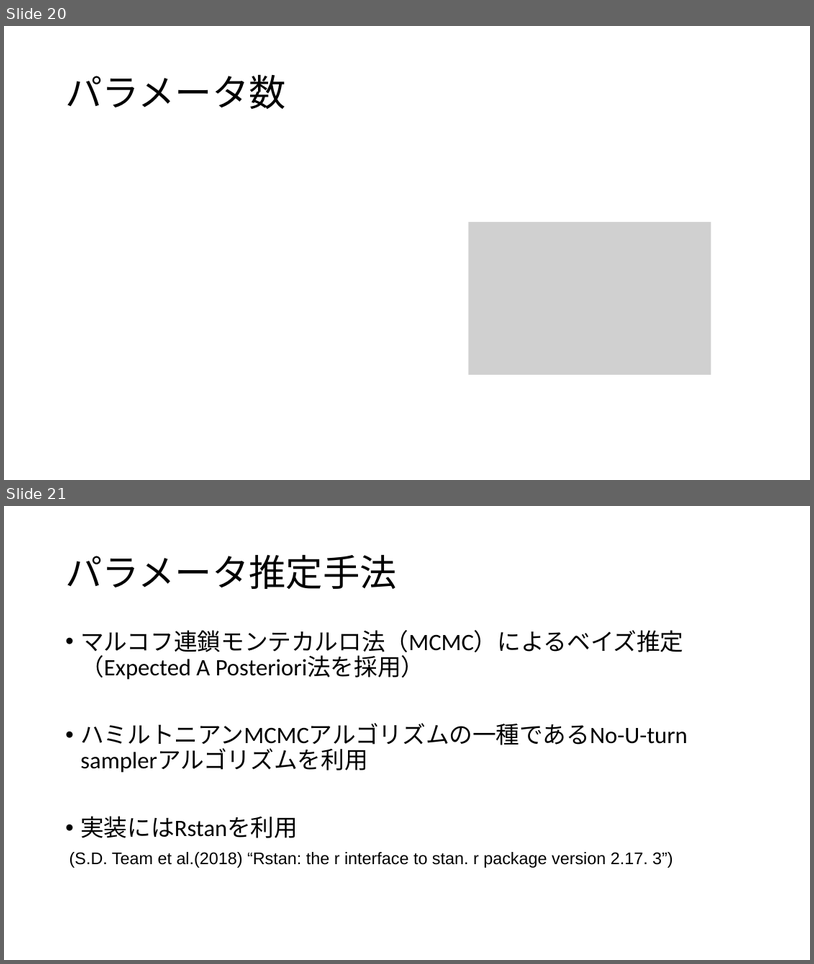
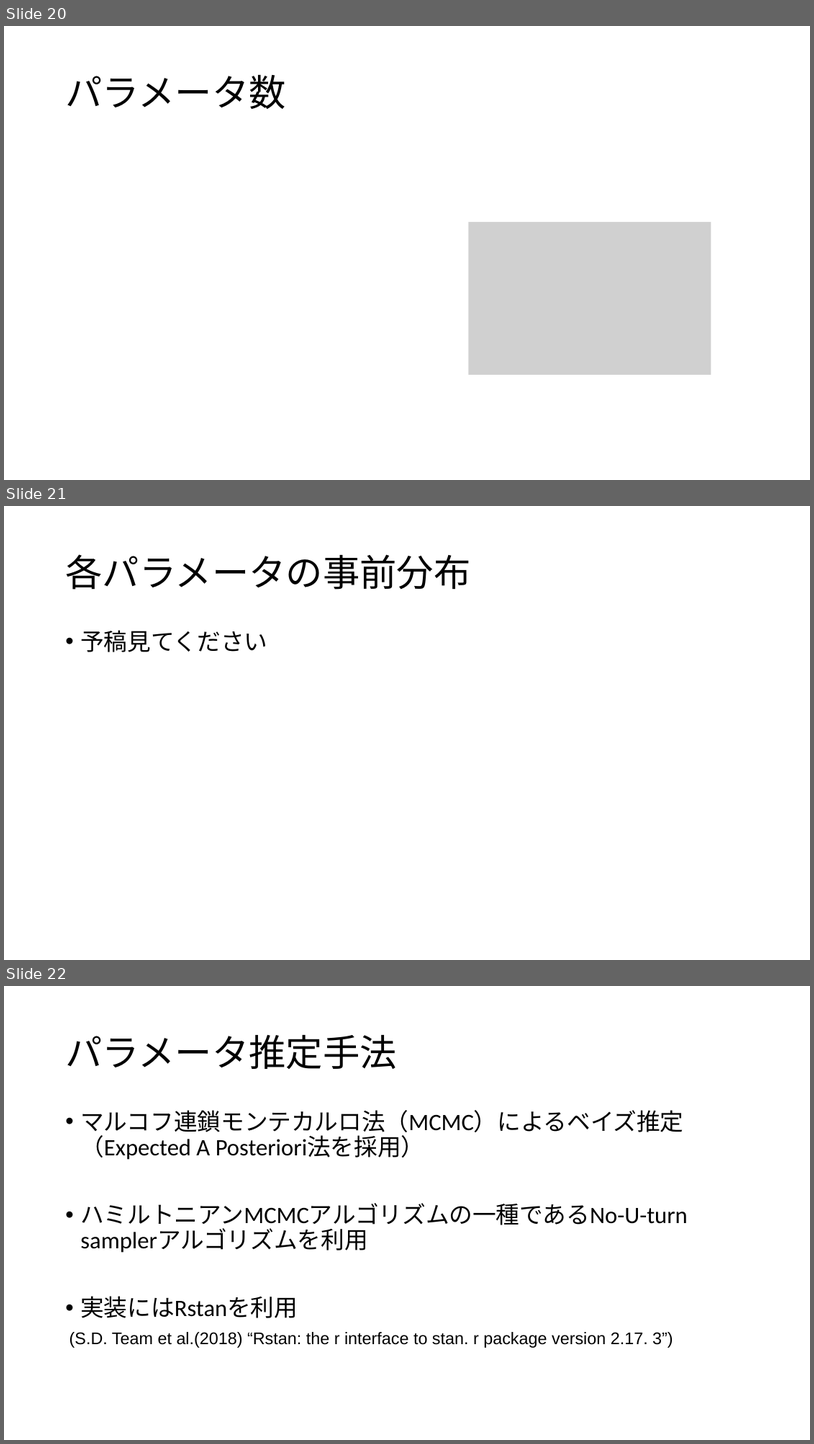
Before and after one commit to Mayu925/lab, a slide deck: chukan/発表スライド.pptx. Shown one above the other, each under a label of ours: slides 20 and 21 before the commit, slides 20, 21 and 22 after it. The pictures are 814x964 and 814x1444 pixels, drawn with LibreOffice and Linux fonts; fonts in the diff are those of the drawing; grey boxes stand for pictures. Boxes give left, top, right and bottom in pixels: in the first picture for what was removed or moved away, otherwise in the second. Text is boxed around its words. In the diff, an @@ line names an element or a change of style, - is before the commit and + after.

```diff
--- a/chukan/発表スライド.pptx
+++ b/chukan/発表スライド.pptx
@@ slide 21 added at bbox=[4, 506, 810, 960], background #FFFFFF @@
@@ title added at bbox=[65, 554, 471, 590], 44 pt, text #000000 @@
+各パラメータの事前分布
@@ text added at bbox=[80, 630, 268, 652], 28 pt, text #000000 @@
+• 予稿見てください
@@ what was slide 21 is now slide 22 @@
```
Also in this commit, not shown: 2 slides changed.
